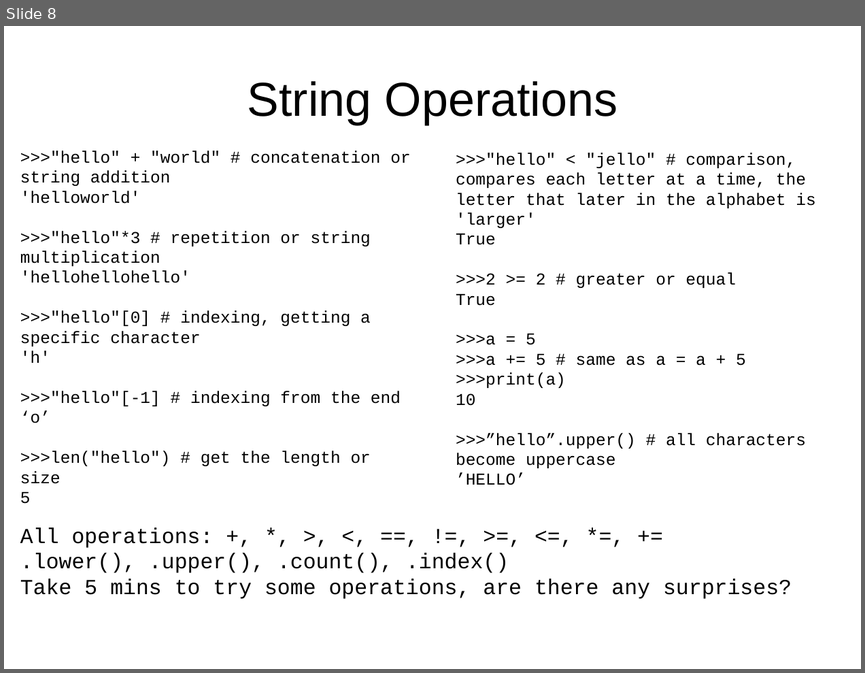
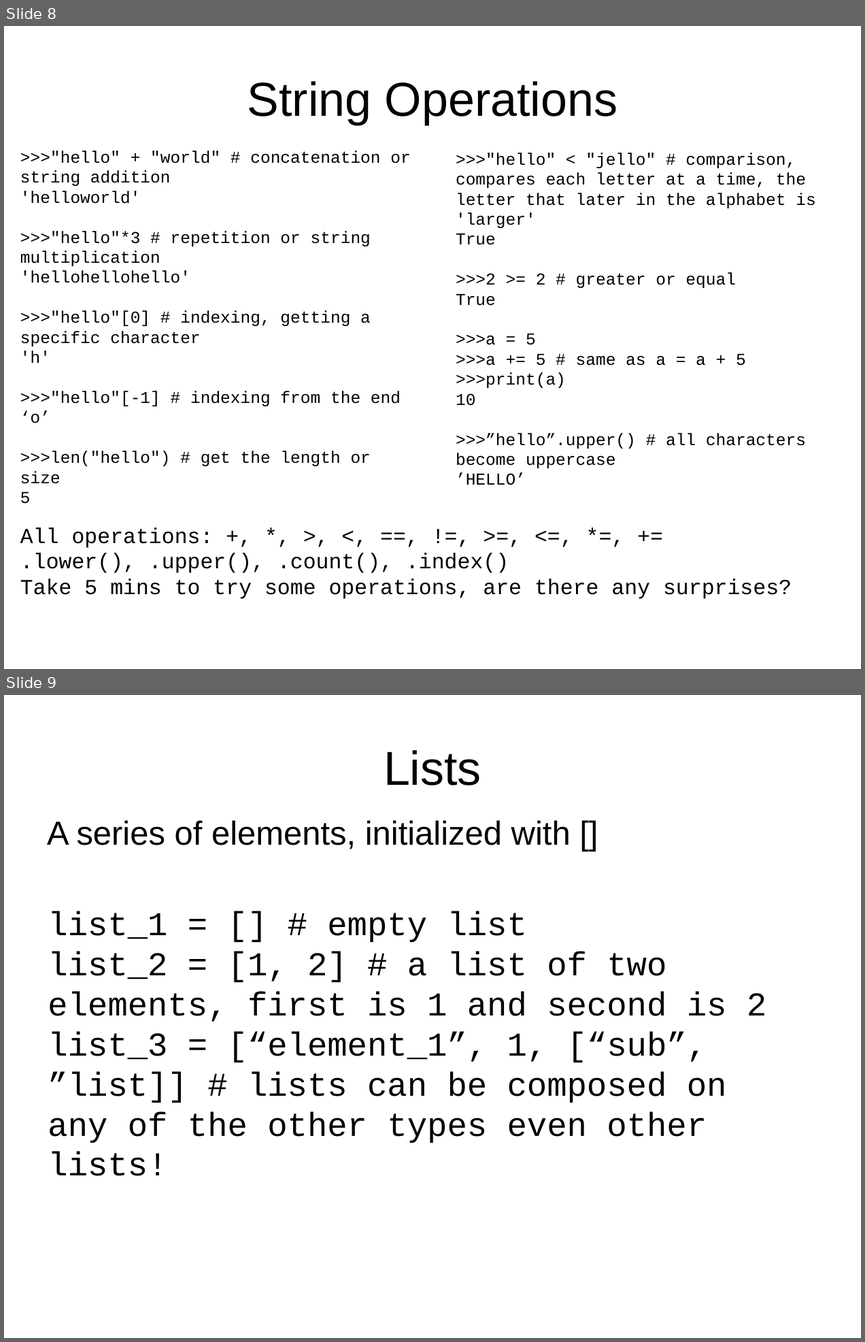
Before and after one commit to jyesselm/Chem991E, a slide deck: 01_introduction_to_python/slides.pptx. Shown one above the other, each under a label of ours: slide 8 before the commit, slides 8 and 9 after it. The pictures are 865x673 and 865x1342 pixels, drawn with LibreOffice and Linux fonts; fonts in the diff are those of the drawing. Boxes give left, top, right and bottom in pixels: in the first picture for what was removed or moved away, otherwise in the second. Text is boxed around its words. In the diff, an @@ line names an element or a change of style, - is before the commit and + after.

```diff
--- a/01_introduction_to_python/slides.pptx
+++ b/01_introduction_to_python/slides.pptx
@@ slide 9 added at box(4, 695, 861, 1338), background #FFFFFF @@
@@ title added at box(383, 750, 481, 785), 40 pt, text #000000 @@
+Lists
@@ text added at box(47, 820, 570, 849), 28 pt, text #000000 @@
+A series of elements, initialized with []
@@ text added at box(48, 911, 766, 1176), 28 pt, text #000000 @@
+list_1 = [] # empty list
+list_2 = [1, 2] # a list of two elements, first is 1 and second is 2
+list_3 = [“element_1”, 1, [“sub”, ”list]] # lists can be composed on any of the other types even other lists!
```
Also in this commit, not shown: 2 other slides added, 1 slide removed, 1 other file.
